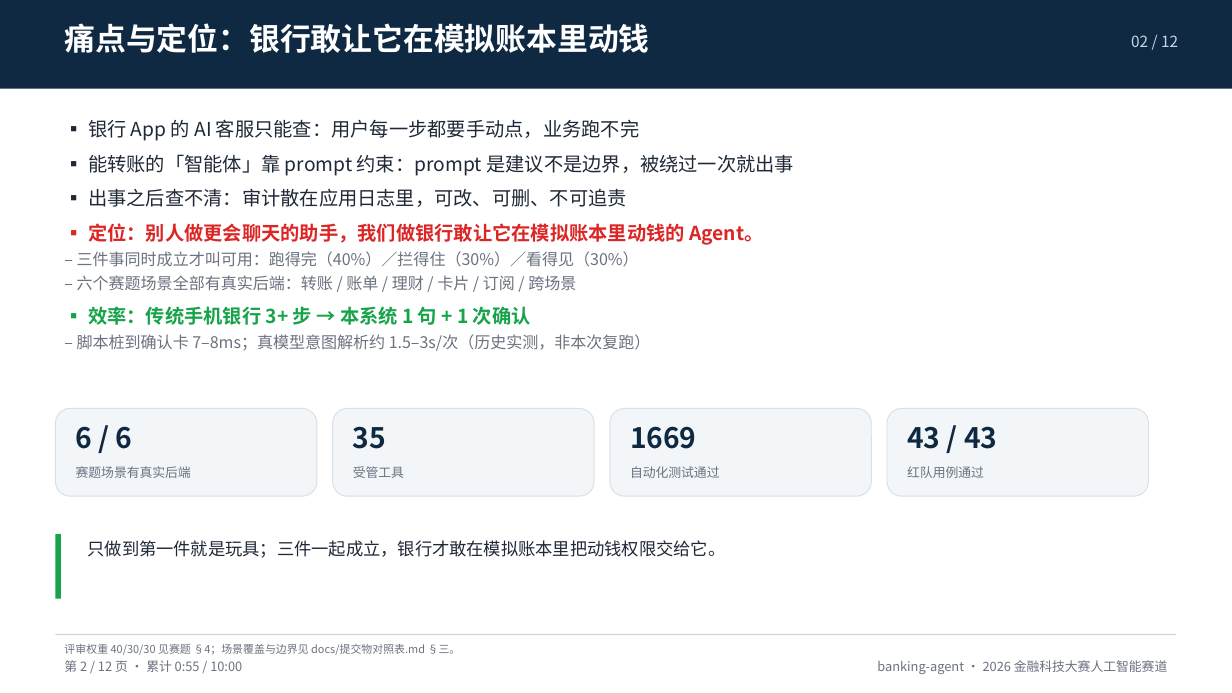
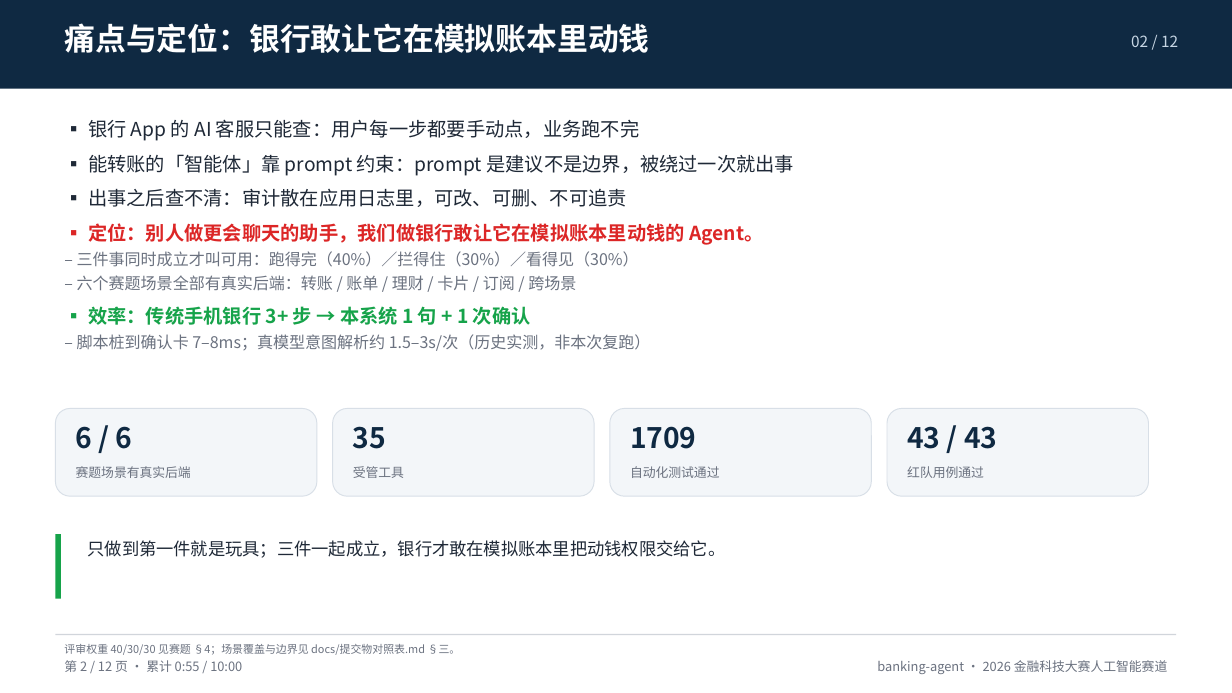
Before and after one commit to peng6yu/banking-agent, a slide deck: slide 2 of docs/交付/答辩PPT.pptx. Drawn at 1232x693 pixels with LibreOffice and Linux fonts; fonts in the diff are those of the drawing. Boxes give left, top, right and bottom in pixels: in the first picture for what was removed or moved away, otherwise in the second. Text is boxed around its words. In the diff, an @@ line names an element or a change of style, - is before the commit and + after.

```diff
--- a/docs/交付/答辩PPT.pptx
+++ b/docs/交付/答辩PPT.pptx
@@ text at (630, 426, 697, 449): text changed @@
-1669
+1709
```
Also in this commit, not shown: 2 other slides changed, 53 other files.
